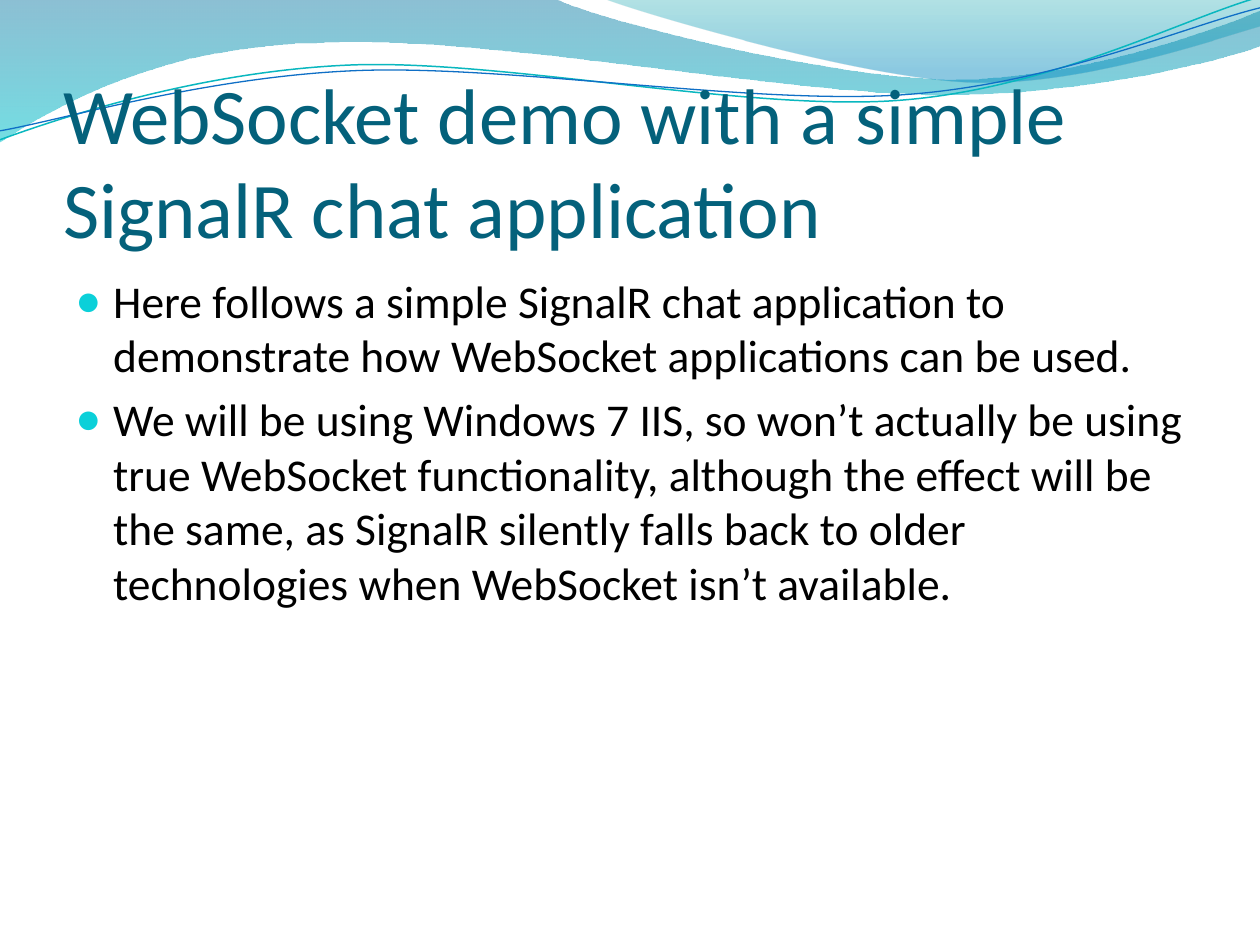
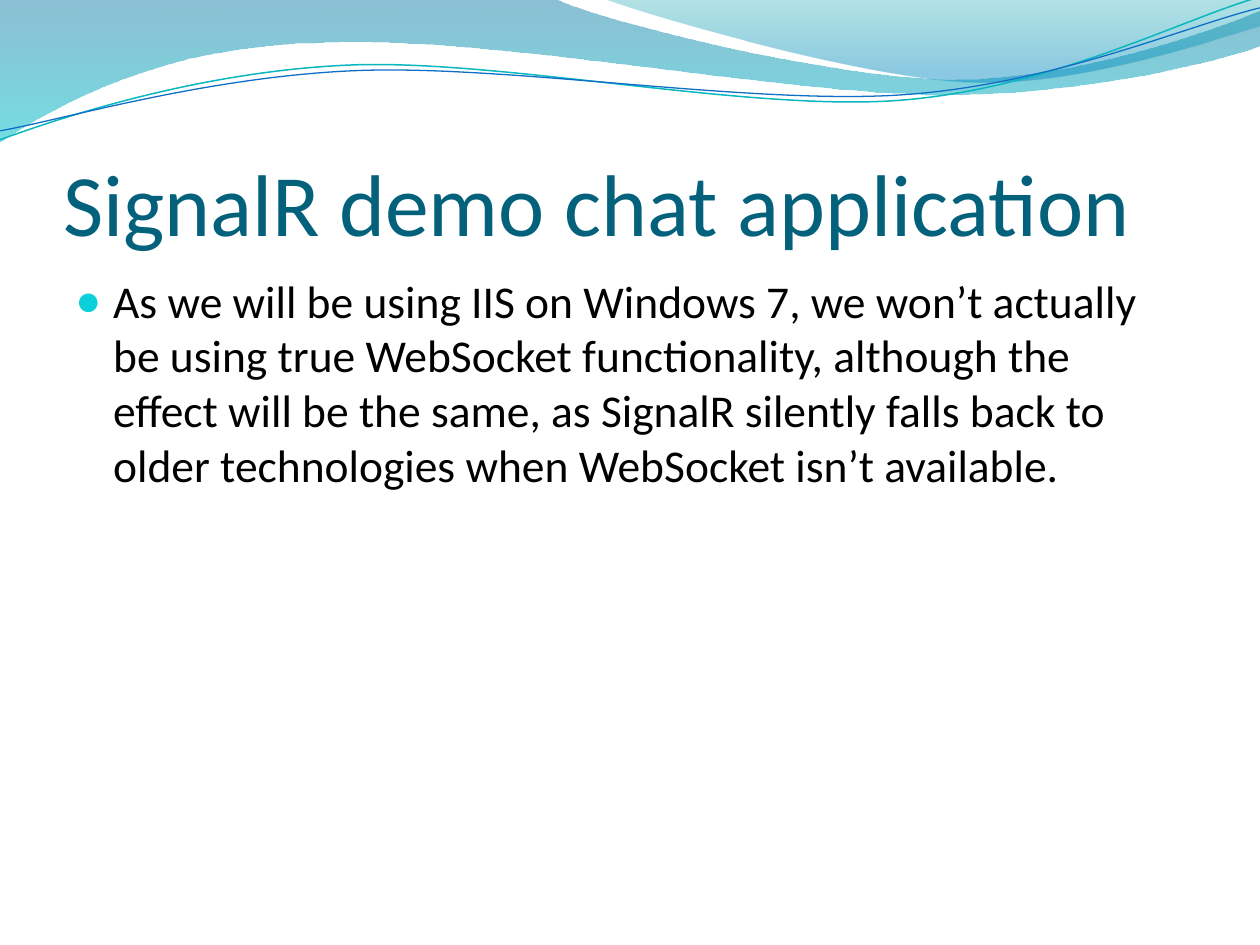
Before and after one commit to kyleema2016/Chatter, a slide deck: slide 20 of WebSocket.pptx (slide 15 before the commit). Drawn at 1260x945 pixels with LibreOffice and Linux fonts; fonts in the diff are those of the drawing; background and template pictures are left out. Boxes give left, top, right and bottom in pixels: in the first picture for what was removed or moved away, otherwise in the second. Text is boxed around its words. In the diff, an @@ line names an element or a change of style, - is before the commit and + after.

```diff
--- a/WebSocket.pptx
+++ b/WebSocket.pptx
@@ title at (63, 175, 1130, 251): text changed; size 45 to 50 pt @@
-WebSocket demo with a simple SignalR chat application
+SignalR demo chat application
@@ text at (113, 286, 1136, 490): text changed @@
-● Here follows a simple SignalR chat application to demonstrate how WebSocket applications can be used.
-● We will be using Windows 7 IIS, so won’t actually be using true WebSocket functionality, although the effect will be the same, as SignalR silently falls back to older technologies when WebSocket isn’t available.
+● As we will be using IIS on Windows 7, we won’t actually be using true WebSocket functionality, although the effect will be the same, as SignalR silently falls back to older technologies when WebSocket isn’t available.
```
Also in this commit, not shown: 4 other slides changed, 5 slides added, 10 other files.
